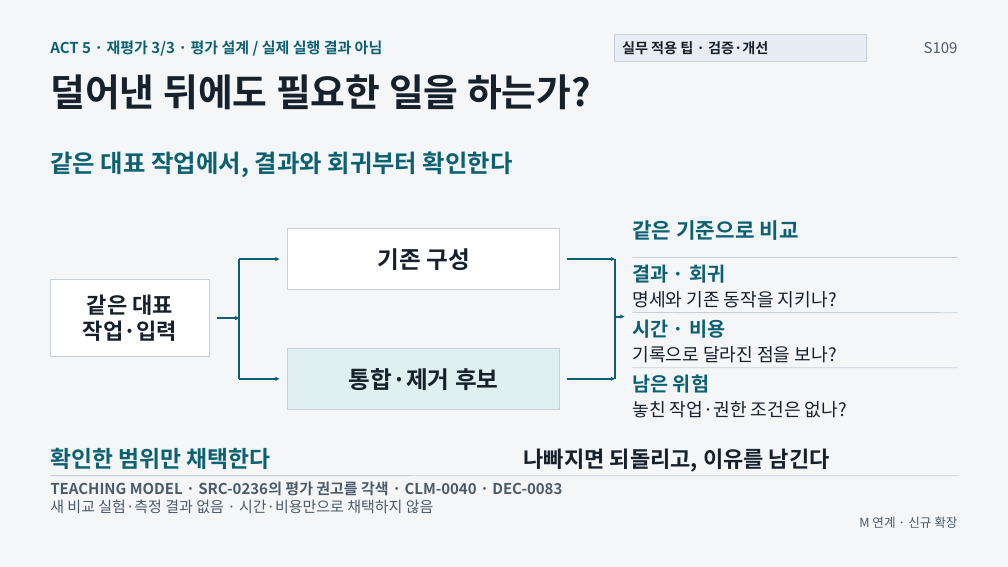
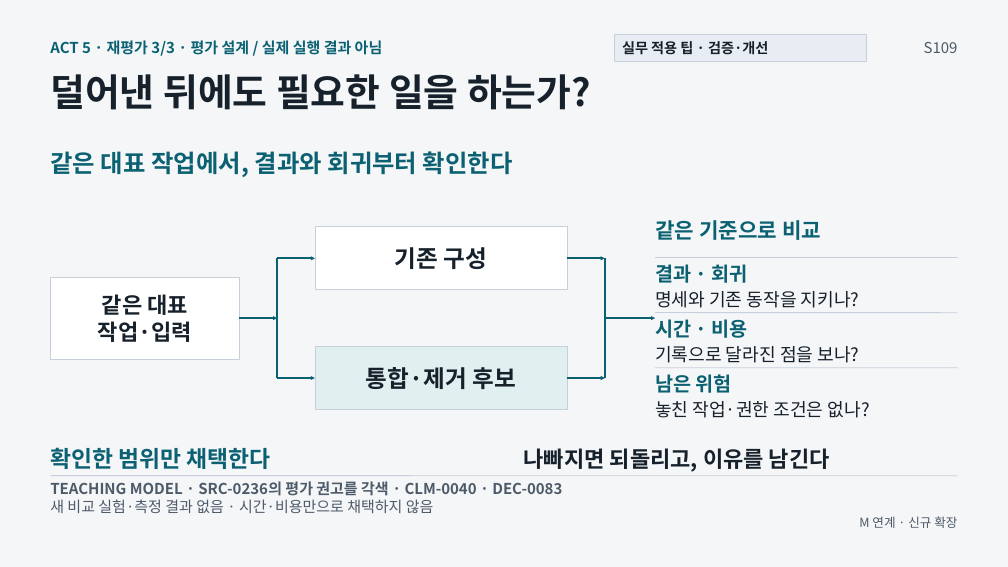
Before and after one commit to GideokKim/ai-dev-training, a slide deck: slide 109 of production/AI_Dev_Training_Full.pptx. Drawn at 1008x567 pixels with LibreOffice and Linux fonts; fonts in the diff are those of the drawing. Boxes give left, top, right and bottom in pixels: in the first picture for what was removed or moved away, otherwise in the second. Text is boxed around its words. In the diff, an @@ line names an element or a change of style, - is before the commit and + after.

Commit message:
fix(slides): align S109 comparison connectors
Balance the input, candidate and criteria columns so branching
and merging arrows connect cleanly without changing the content.

```diff
--- a/production/AI_Dev_Training_Full.pptx
+++ b/production/AI_Dev_Training_Full.pptx
@@ rectangle: place and size @@
-rectangle at bbox=[287, 228, 560, 290]
+rectangle at bbox=[315, 227, 567, 290]
@@ text "기존 구성": place and size @@
-text "기존 구성" at bbox=[377, 248, 470, 270]
+text "기존 구성" at bbox=[395, 247, 488, 269]
@@ text "같은 기준으로 비교": place and size @@
-text "같은 기준으로 비교" at bbox=[632, 220, 798, 240]
+text "같은 기준으로 비교" at bbox=[655, 220, 821, 240]
@@ arrow moved from (567, 259) - (616, 259) to (567, 259) - (605, 259) @@
@@ line moved from (616, 259) - (616, 379) to (605, 259) - (605, 378) @@
@@ text "결과 · 회귀": place and size @@
-text "결과 · 회귀" at bbox=[632, 264, 725, 283]
+text "결과 · 회귀" at bbox=[655, 264, 748, 283]
@@ line moved from (632, 258) - (958, 258) to (656, 258) - (958, 258) @@
@@ rectangle: place and size @@
-rectangle at bbox=[51, 280, 209, 357]
+rectangle at bbox=[51, 278, 240, 359]
@@ text "같은 대표": place and size @@
-text "같은 대표" at bbox=[83, 294, 177, 341]
+text "같은 대표" at bbox=[98, 294, 192, 342]
@@ text "명세와 기존 동작을 지키나?": place and size @@
-text "명세와 기존 동작을 지키나?" at bbox=[632, 291, 837, 308]
+text "명세와 기존 동작을 지키나?" at bbox=[655, 291, 860, 308]
@@ arrow moved from (218, 318) - (240, 318) to (240, 318) - (278, 318) @@
@@ arrow moved from (616, 317) - (625, 317) to (605, 318) - (656, 318) @@
@@ text "시간 · 비용": place and size @@
-text "시간 · 비용" at bbox=[632, 319, 725, 338]
+text "시간 · 비용" at bbox=[655, 319, 748, 338]
@@ line moved from (632, 313) - (958, 313) to (656, 313) - (958, 313) @@
@@ rectangle: place and size @@
-rectangle at bbox=[287, 348, 560, 409]
+rectangle at bbox=[315, 346, 567, 409]
@@ text "통합·제거 후보": place and size @@
-text "통합·제거 후보" at bbox=[349, 368, 499, 390]
+text "통합·제거 후보" at bbox=[366, 367, 516, 389]
@@ text "기록으로 달라진 점을 보나?": place and size @@
-text "기록으로 달라진 점을 보나?" at bbox=[632, 346, 837, 363]
+text "기록으로 달라진 점을 보나?" at bbox=[655, 346, 859, 363]
@@ 2 arrows, 1 line: place and size @@
-2 arrows, 1 line at bbox=[240, 259, 280, 379]
+2 arrows, 1 line at bbox=[278, 259, 315, 378]
@@ arrow moved from (567, 379) - (616, 379) to (567, 378) - (605, 378) @@
@@ text "남은 위험": place and size @@
-text "남은 위험" at bbox=[632, 374, 709, 393]
+text "남은 위험" at bbox=[655, 374, 732, 393]
@@ line moved from (632, 368) - (958, 368) to (656, 368) - (958, 368) @@
@@ text "놓친 작업·권한 조건은 없나?": place and size @@
-text "놓친 작업·권한 조건은 없나?" at bbox=[632, 401, 847, 418]
+text "놓친 작업·권한 조건은 없나?" at bbox=[655, 401, 870, 418]
```
Also in this commit, not shown: 13 other files.
